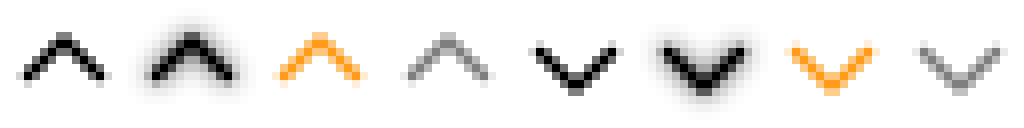
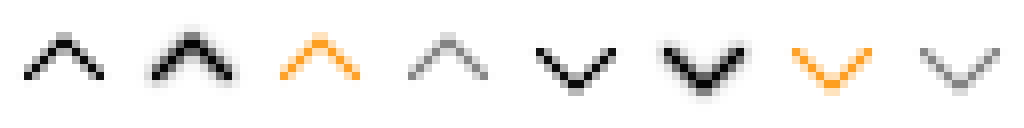
Layer changes from the first (1024, 128) image to the second:
painted on "#0" over [16, 32, 112, 88]
painted on "#1" over [128, 8, 256, 104]
painted on "#2" over [272, 32, 368, 88]
painted on "#3" over [400, 32, 496, 88]
painted on "#4" over [528, 40, 624, 96]
painted on "#5" over [640, 24, 768, 120]
painted on "#6" over [784, 40, 880, 96]
painted on "#7" over [912, 40, 1008, 96]
